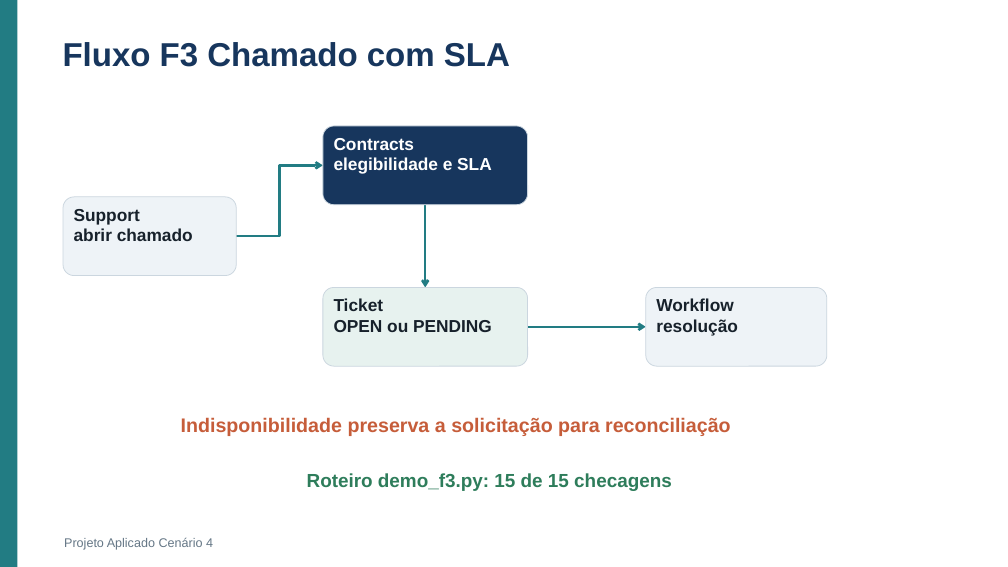
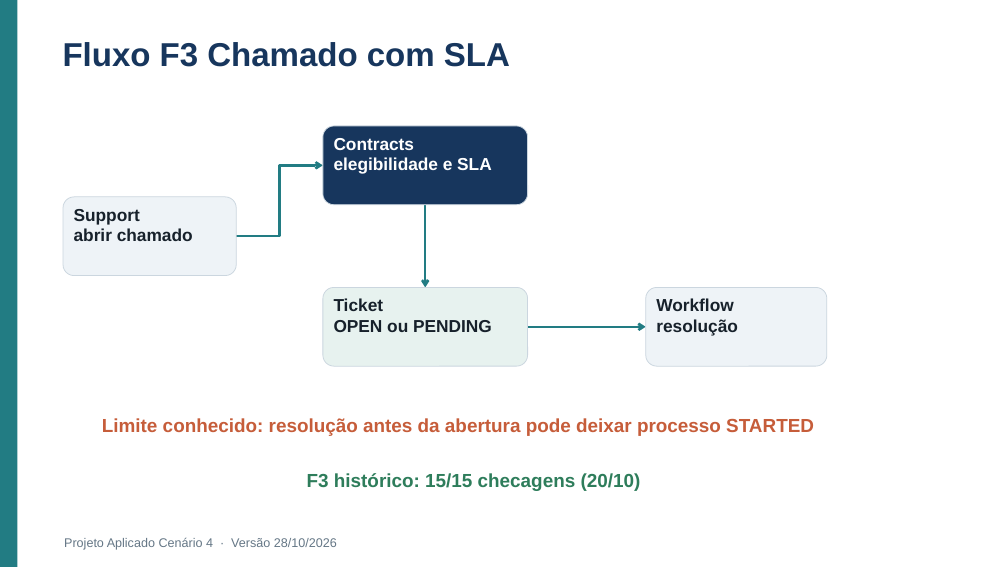
Before and after one commit to Roger-Quinelato/projetoAplicado7, a slide deck: slide 12 of output/Apresentacao_Cenario_4.pptx. Drawn at 1008x567 pixels with LibreOffice and Linux fonts; fonts in the diff are those of the drawing. Boxes give left, top, right and bottom in pixels: in the first picture for what was removed or moved away, otherwise in the second. Text is boxed around its words. In the diff, an @@ line names an element or a change of style, - is before the commit and + after.

```diff
--- a/output/Apresentacao_Cenario_4.pptx
+++ b/output/Apresentacao_Cenario_4.pptx
@@ text at box(102, 418, 814, 436): text changed; size 18.8 to 18 pt @@
-Indisponibilidade preserva a solicitação para reconciliação
+Limite conhecido: resolução antes da abertura pode deixar processo STARTED
@@ text at box(307, 473, 641, 491): text changed @@
-Roteiro demo_f3.py: 15 de 15 checagens
+F3 histórico: 15/15 checagens (20/10)
@@ text at box(64, 538, 337, 550): text changed @@
-Projeto Aplicado Cenário 4
+Projeto Aplicado Cenário 4 · Versão 28/10/2026
```
Also in this commit, not shown: 15 other slides changed, 2 slides added, 2 slides removed, 31 other files.
